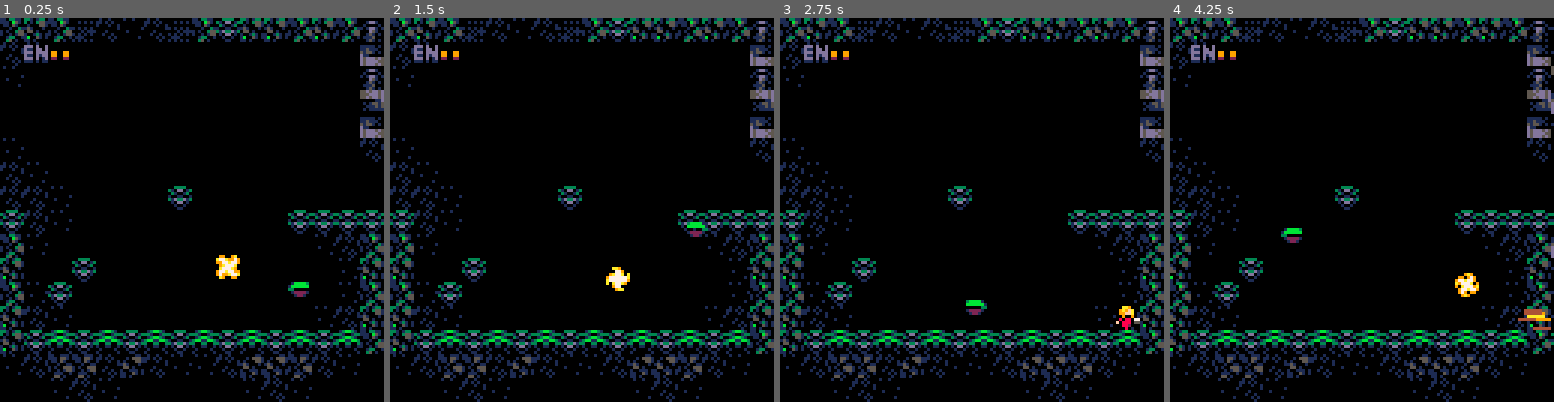
Above: before the commit, frames 1-4 (left to right).
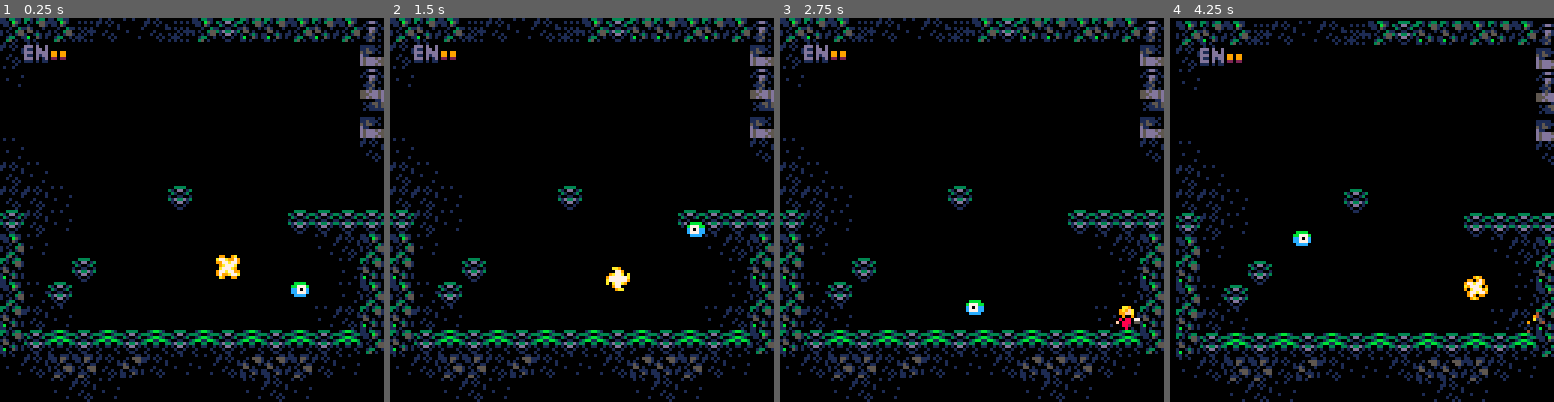
Above: after the commit, the same moments.

Repository: smketterer/detroid
Game: PICO-8 cartridge detroid.p8
Two runs of this game, one before a commit and one after it. Both use one fixed random seed, a clock stepped at 60 frames per second and the inputs below.
Inputs:
- Up to frame 1 (0.25 s): no input
- Up to frame 2 (1.5 s): tap X (X key) at 0.33, 1.07 s; tap O (Z key) at 0.7 s
- Up to frame 3 (2.75 s): hold Right 1.6-2.1 s; tap O (Z key) at 1.7, 2.1, 2.5 s; tap X (X key) at 1.85 s; hold Right from 2.47 s (still down)
- Up to frame 4 (4.25 s): tap O (Z key) every 0.4 s from 2.9 to 4.1 s; tap X (X key) at 2.97, 4.08 s; release Right at 3.03 s; hold Left 3.08-3.58 s; hold Right from 4.02 s (still down)

The runs differ from the first frame. In frame 1, 0.2% of the frame differs, in the area x 15-81%, y 8-73%; in frame 2, 0.2%; in frame 3, 0.2%; in frame 4, 20%, in the area x 0-100%, y 0-100%.

Commit message:
Fix loops creating multiple effects. Add a debug room.

Diff:
--- a/detroid.p8
+++ b/detroid.p8
@@ -1,7 +1,7 @@
 pico-8 cartridge // http://www.pico-8.com
 version 8
 __lua__
--- esa
+-- detroid
 -- by cow
 
 function _init()
@@ -9,7 +9,7 @@
   g = { grav = 0.2 }
   bullet_list = {}
   effect_list = {}
-  enemy_list = { { sprite = 36, x = 88, y = 88, dx = 0, dy = 0, facing = 1, ai = "sin" } }
+  enemy_list = { { hp = 3, sprite = 36, x = 88, y = 88, dx = 0, dy = 0, facing = 1, ai = "sin", hit = false } }
   frame = 0
   camera_x = 0
   camera_y = 0
@@ -123,12 +123,26 @@
   for bullet in all(bullet_list) do
     for i = 0, bullet_speed do
       bullet.x += 1 * bullet.facing
-      -- delete on collision
+      -- delete on collision with enemies
+      local threshold = 4
+      for enemy in all(enemy_list) do
+        if abs((enemy.x + 4) - (bullet.x + 4)) < threshold and abs((enemy.y + 4) - (bullet.y + 4)) < threshold then
+          add(effect_list, {start_frame = 13, current_frame = 13, end_frame = 16, speed = 2, x = bullet.x, y = bullet.y, facing = bullet.facing})
+          screen_shake(2,1)
+          enemy.hp -= 1
+          enemy.hit = true
+          del(bullet_list, bullet)
+          return
+        end
+      end
+
+      -- delete on collision with tiles
       local h = mget((bullet.x + 4) / 8, (bullet.y + 4) / 8)
       if fget(h, 0) then
-        add(effect_list, {start_frame = 13, current_frame = 13, end_frame = 16, speed = 2, x = bullet.x, y = bullet.y})
+        add(effect_list, {start_frame = 13, current_frame = 13, end_frame = 16, speed = 2, x = bullet.x, y = bullet.y, facing = bullet.facing})
         screen_shake(2,1)
         del(bullet_list, bullet)
+        break
       end
     end
   end
@@ -154,6 +168,10 @@
       enemy.x += enemy.dx
       enemy.y += enemy.dy
     end
+
+    if enemy.hp <= 0 then
+      del(enemy_list, enemy)
+    end
   end
 end
 
@@ -165,7 +183,7 @@
     if frame % effect.speed == 0 then
       effect.current_frame += 1
     end
-    spr(effect.current_frame, effect.x, effect.y)
+    spr(effect.current_frame, effect.x, effect.y, 1, 1, effect.facing)
   end
 end
 
@@ -181,11 +199,16 @@
 
 function draw_enemies()
   for enemy in all(enemy_list) do
+    if enemy.hit then
+      pal(1,8) pal(2,8) pal(3,8) pal(4,8) pal(5,8) pal(7,8) pal(9,8) pal(10,8) pal(11,8) pal(12,8) pal(13,8) pal(14,8) pal(15,8)
+    end
     if enemy.facing == 1 then
       spr(enemy.sprite, enemy.x, enemy.y)
     else
       spr(enemy.sprite, enemy.x, enemy.y, 1, 1, true)
     end
+    enemy.hit = false
+    pal(6,0)
   end
 end
 
@@ -218,10 +241,10 @@
 function game_draw()
   map(0, 0, 0, 0, 128, 128)
   draw_player()
-  draw_enemies()
   draw_bullets()
   draw_effects()
   draw_hud()
+  draw_enemies()
 end
 
 function _draw()
@@ -366,20 +389,20 @@
 0001000000000000000000000000000000000000000000000000000000000000000000000000000000000000000000000000000000000000000000000000000000000000010101000000000000000000010101010001010000000000000000000100000000010000000000000000000001000000000100000000000000000000
 0000000000000000000000000000000000000000000000000000000000000000000000000000000000000000000000000000000000000000000000000000000000000000000000000000000000000000000000000000000000000000000000000000000000000000000000000000000000000000000000000000000000000000
 __map__
-5352535442434254535152525352535555525352510000000000005152535265000000000000000000000000000000000000000000000000000000000000000000000000000000000000000000000000000000000000000000000000000000000000000000000000000000000000000000000000000000000000000000000000
-4243000000000000000000000000006555424300555500000000000000004355000000000000000000000000000000000000000000000000000000000000000000000000000000000000000000000000000000000000000000000000000000000000000000000000000000000000000000000000000000000000000000000000
-4300000000000000000000000000005570430000434300000000000000000065000000000000000000000000000000000000000000000000000000000000000000000000000000000000000000000000000000000000000000000000000000000000000000000000000000000000000000000000000000000000000000000000
-0000000000000000000000000000007065000000000055550000000000000070000000000000000000000000000000000000000000000000000000000000000000000000000000000000000000000000000000000000000000000000000000000000000000000000000000000000000000000000000000000000000000000000
-0000000000000000000000000000006555000000000043430000000000000043000000000000000000000000000000000000000000000000000000000000000000000000000000000000000000000000000000000000000000000000000000000000000000000000000000000000000000000000000000000000000000000000
-4300000000000000000000000000004243000000000000005555000000000000000000000000000000000000000000000000000000000000000000000000000000000000000000000000000000000000000000000000000000000000000000000000000000000000000000000000000000000000000000000000000000000000
-4243000000000000000000000000000000000000000000004343000000000000000000000000000000000000000000000000000000000000000000000000000000000000000000000000000000000000000000000000000000000000000000000000000000000000000000000000000000000000000000000000000000000000
-4242430000000051000000000000000000000000000000000000555500000000000000000000000000000000000000000000000000000000000000000000000000000000000000000000000000000000000000000000000000000000000000000000000000000000000000000000000000000000000000000000000000000000
-5142430000000000000000005151515151706551000000000000434300000070000000000000000000000000000000000000000000000000000000000000000000000000000000000000000000000000000000000000000000000000000000000000000000000000000000000000000000000000000000000000000000000000
-5343000000000000000000000043425365430000000000000000000000007065000000000000000000000000000000000000000000000000000000000000000000000000000000000000000000000000000000000000000000000000000000000000000000000000000000000000000000000000000000000000000000000000
-5200005100000000000000000000435255000000000000000000000000004355000000000000000000000000000000000000000000000000000000000000000000000000000000000000000000000000000000000000000000000000000000000000000000000000000000000000000000000000000000000000000000000000
-5343510000000000000000000000435355430000000000000000000000007055000000000000000000000000000000000000000000000000000000000000000000000000000000000000000000000000000000000000000000000000000000000000000000000000000000000000000000000000000000000000000000000000
-5242431d00000000000000000043425255424300000000000000000000434255000000000000000000000000000000000000000000000000000000000000000000000000000000000000000000000000000000000000000000000000000000000000000000000000000000000000000000000000000000000000000000000000
-5251505150515051505150515051505351515051505152515251537051705551000000000000000000000000000000000000000000000000000000000000000000000000000000000000000000000000000000000000000000000000000000000000000000000000000000000000000000000000000000000000000000000000
+5352535442434254535152525352535555525352510000000000005152535265010101010101010101010101010101010000000000000000000000000000000000000000000000000000000000000000000000000000000000000000000000000000000000000000000000000000000000000000000000000000000000000000
+4243000000000000000000000000006555424300555500000000000000004355010000000000000000000000000000010000000000000000000000000000000000000000000000000000000000000000000000000000000000000000000000000000000000000000000000000000000000000000000000000000000000000000
+4300000000000000000000000000005570430000434300000000000000000065010000000000000000000000000000010000000000000000000000000000000000000000000000000000000000000000000000000000000000000000000000000000000000000000000000000000000000000000000000000000000000000000
+0000000000000000000000000000007065000000000055550000000000000070010000000000000000000000000000010000000000000000000000000000000000000000000000000000000000000000000000000000000000000000000000000000000000000000000000000000000000000000000000000000000000000000
+0000000000000000000000000000006555000000000043430000000000000043010000000000000000000000000000010000000000000000000000000000000000000000000000000000000000000000000000000000000000000000000000000000000000000000000000000000000000000000000000000000000000000000
+4300000000000000000000000000004243000000000000005555000000000000010100000000000000000000000000010000000000000000000000000000000000000000000000000000000000000000000000000000000000000000000000000000000000000000000000000000000000000000000000000000000000000000
+4243000000000000000000000000000000000000000000004343000000000000000000000000000000000000000000010000000000000000000000000000000000000000000000000000000000000000000000000000000000000000000000000000000000000000000000000000000000000000000000000000000000000000
+4242430000000051000000000000000000000000000000000000555500000000000000000000000000000000000000010000000000000000000000000000000000000000000000000000000000000000000000000000000000000000000000000000000000000000000000000000000000000000000000000000000000000000
+5142430000000000000000005151515151706551000000000000434300000070010100000000000000000000000000010000000000000000000000000000000000000000000000000000000000000000000000000000000000000000000000000000000000000000000000000000000000000000000000000000000000000000
+5343000000000000000000000043425365430000000000000000000000007065010000000000000000000000000000010000000000000000000000000000000000000000000000000000000000000000000000000000000000000000000000000000000000000000000000000000000000000000000000000000000000000000
+5200005100000000000000000000435255000000000000000000000000004355010000000000000000000000000000010000000000000000000000000000000000000000000000000000000000000000000000000000000000000000000000000000000000000000000000000000000000000000000000000000000000000000
+5343510000000000000000000000435355430000000000000000000000007055010000000000000000000000000000010000000000000000000000000000000000000000000000000000000000000000000000000000000000000000000000000000000000000000000000000000000000000000000000000000000000000000
+5242430000000000000000000043425255424300000000000000000000434255010000000000000000000000000000010000000000000000000000000000000000000000000000000000000000000000000000000000000000000000000000000000000000000000000000000000000000000000000000000000000000000000
+5251505150515051505150515051505351515051505152515251537051705551010101010101010101010101010101010000000000000000000000000000000000000000000000000000000000000000000000000000000000000000000000000000000000000000000000000000000000000000000000000000000000000000
 4342414142404243434240404142430043404042434342404152416570705570000000000000000000000000000000000000000000000000000000000000000000000000000000000000000000000000000000000000000000000000000000000000000000000000000000000000000000000000000000000000000000000000
 0000434243000000000043424300000000434243000043424041657065706555000000000000000000000000000000000000000000000000000000000000000000000000000000000000000000000000000000000000000000000000000000000000000000000000000000000000000000000000000000000000000000000000
 0000000000000000000000000000000000000000000000000000000000000000000000000000000000000000000000000000000000000000000000000000000000000000000000000000000000000000000000000000000000000000000000000000000000000000000000000000000000000000000000000000000000000000
Not shown, changed: 18 lines of the sprite sheet (__gfx__) section of detroid.p8
